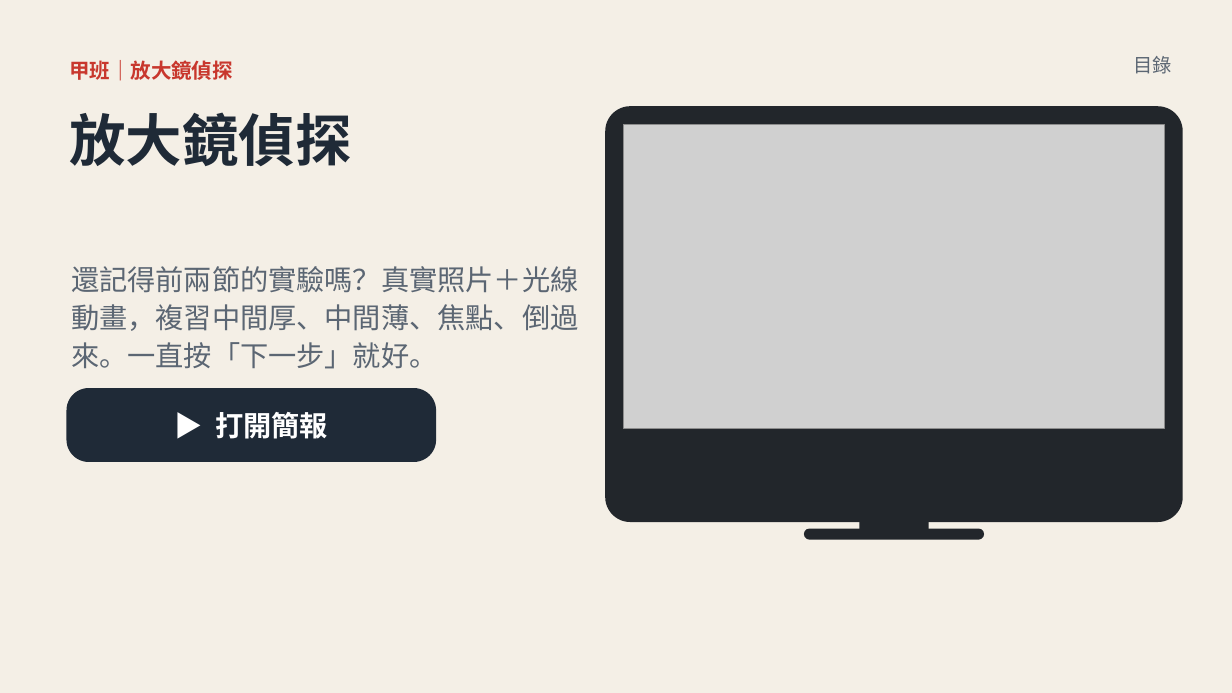
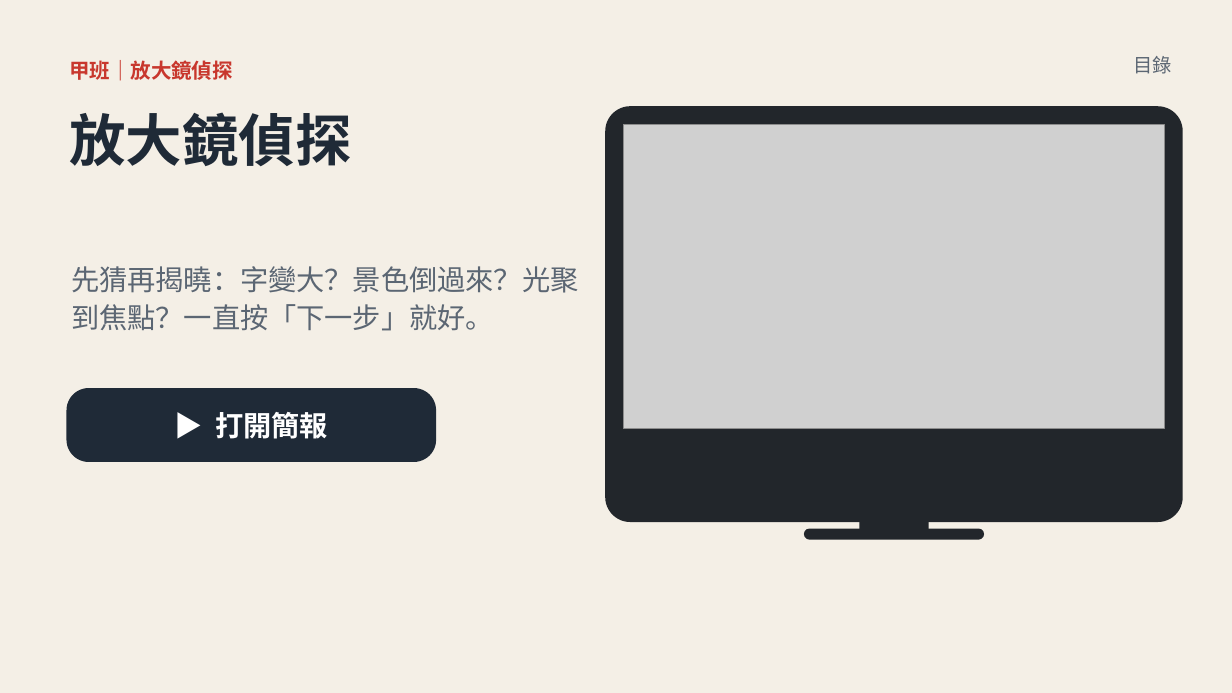
Before and after one commit to classtools1020/sports-results, a slide deck: slide 5 of f8f9fc3bd1/slides.pptx. Drawn at 1232x693 pixels with LibreOffice and Linux fonts; fonts in the diff are those of the drawing; grey boxes stand for pictures. Boxes give left, top, right and bottom in pixels: in the first picture for what was removed or moved away, otherwise in the second. Text is boxed around its words. In the diff, an @@ line names an element or a change of style, - is before the commit and + after.

```diff
--- a/f8f9fc3bd1/slides.pptx
+++ b/f8f9fc3bd1/slides.pptx
@@ text at (71,266,578,331): text changed @@
-還記得前兩節的實驗嗎？真實照片＋光線動畫，複習中間厚、中間薄、焦點、倒過來。一直按「下一步」就好。
+先猜再揭曉：字變大？景色倒過來？光聚到焦點？一直按「下一步」就好。
```
Also in this commit, not shown: 3 other slides changed, 17 slides removed, 14 other files.
